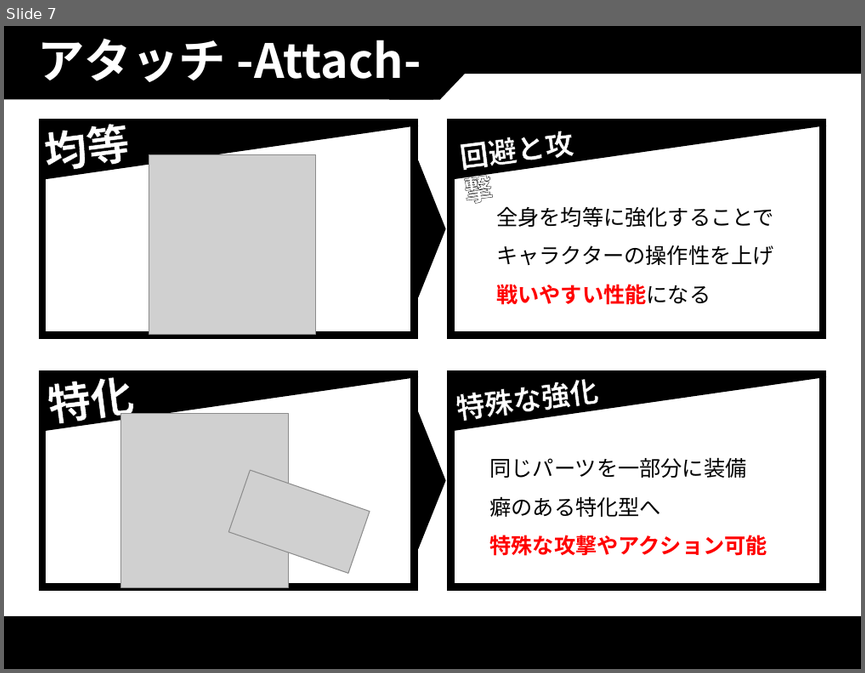
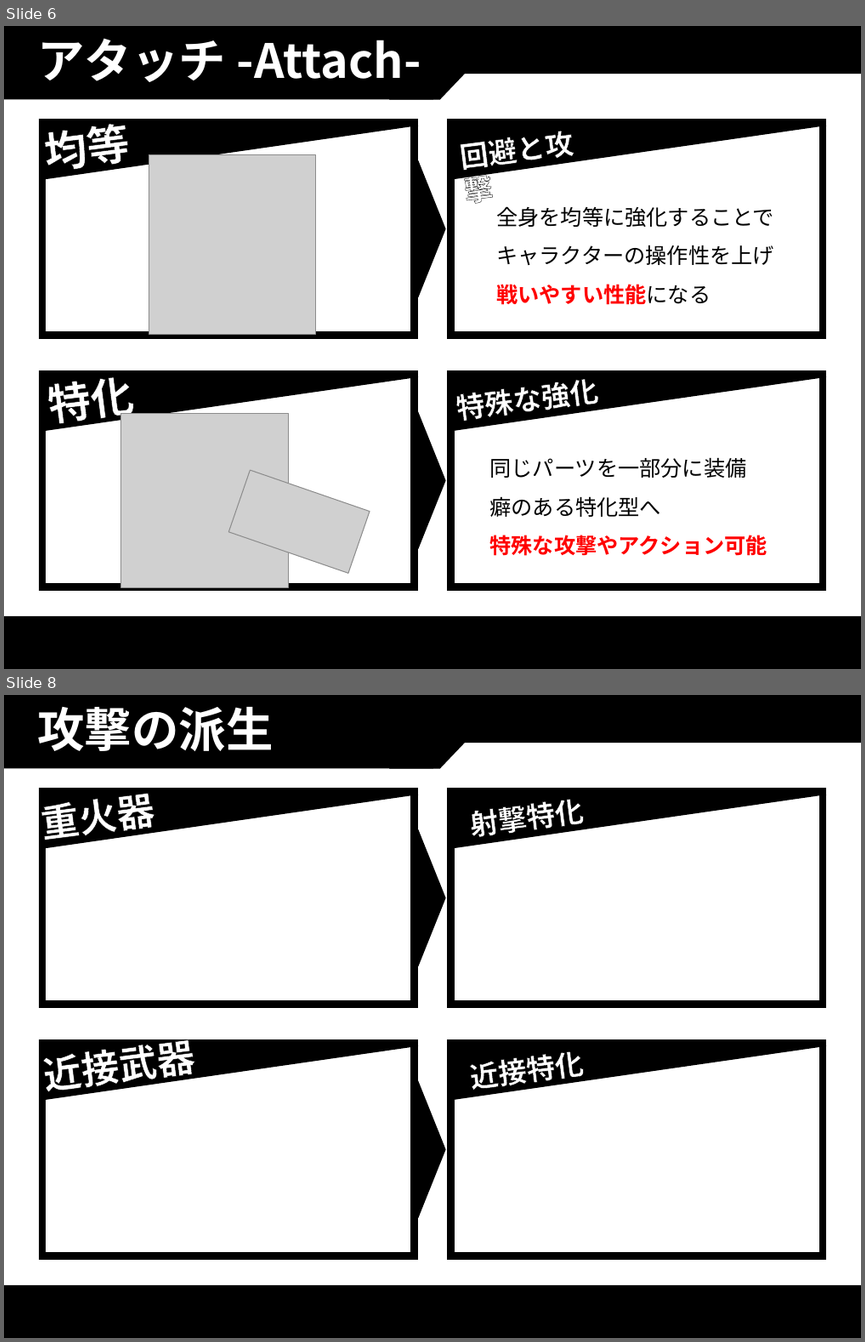
Before and after one commit to thi-bow/2017Team05, a slide deck: 企画/企画書/PurgeVer2.pptx. Shown one above the other, each under a label of ours: slide 7 before the commit, slides 6 and 8 after it; the slides between them are not shown. The pictures are 865x673 and 865x1342 pixels, drawn with LibreOffice and Linux fonts; fonts in the diff are those of the drawing; grey boxes stand for pictures. Boxes give left, top, right and bottom in pixels: in the first picture for what was removed or moved away, otherwise in the second. Text is boxed around its words. In the diff, an @@ line names an element or a change of style, - is before the commit and + after.

```diff
--- a/企画/企画書/PurgeVer2.pptx
+++ b/企画/企画書/PurgeVer2.pptx
@@ slide 8 added at (4, 695, 861, 1338), background #FFFFFF; not listed: 4 template elements that a slide beside it also shows @@
@@ title added at (38, 707, 273, 751), 39.6 pt, text #FFFFFF, bold @@
+攻撃の派生
@@ group added at (42, 792, 827, 1004): 2 rounded rectangles, 2 right triangles, 2 texts, 1 triangle @@
+重火器
+射撃特化
@@ text added at (472, 1051, 585, 1094), 24 pt, text #FFFFFF, bold @@
+近接特化
@@ group added at (42, 1038, 827, 1255): 2 rounded rectangles, 2 right triangles, 1 text, 1 triangle @@
+近接武器
@@ what was slide 7 is now slide 6 @@
```
Also in this commit, not shown: 3 slides changed, 2 other slides added, 11 other files.
